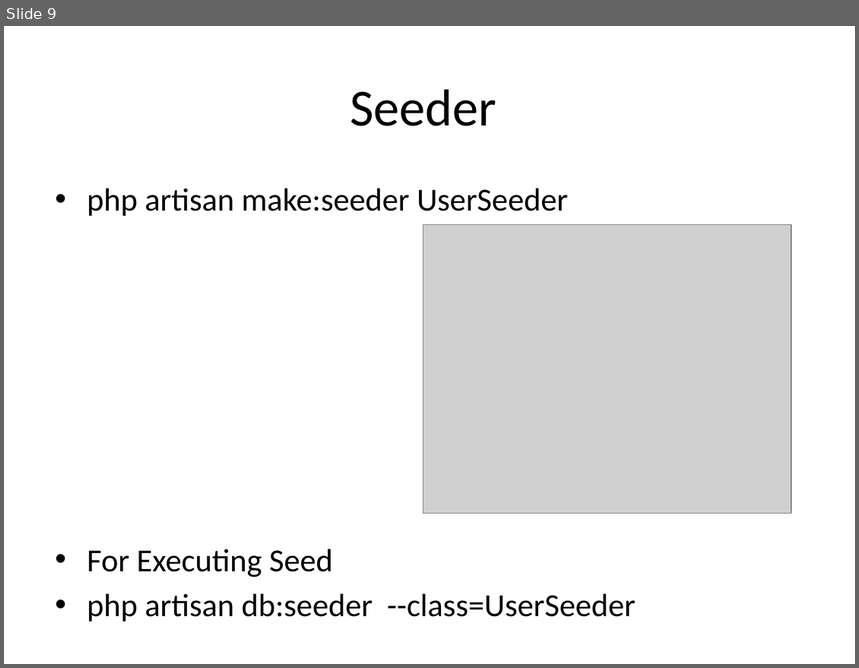
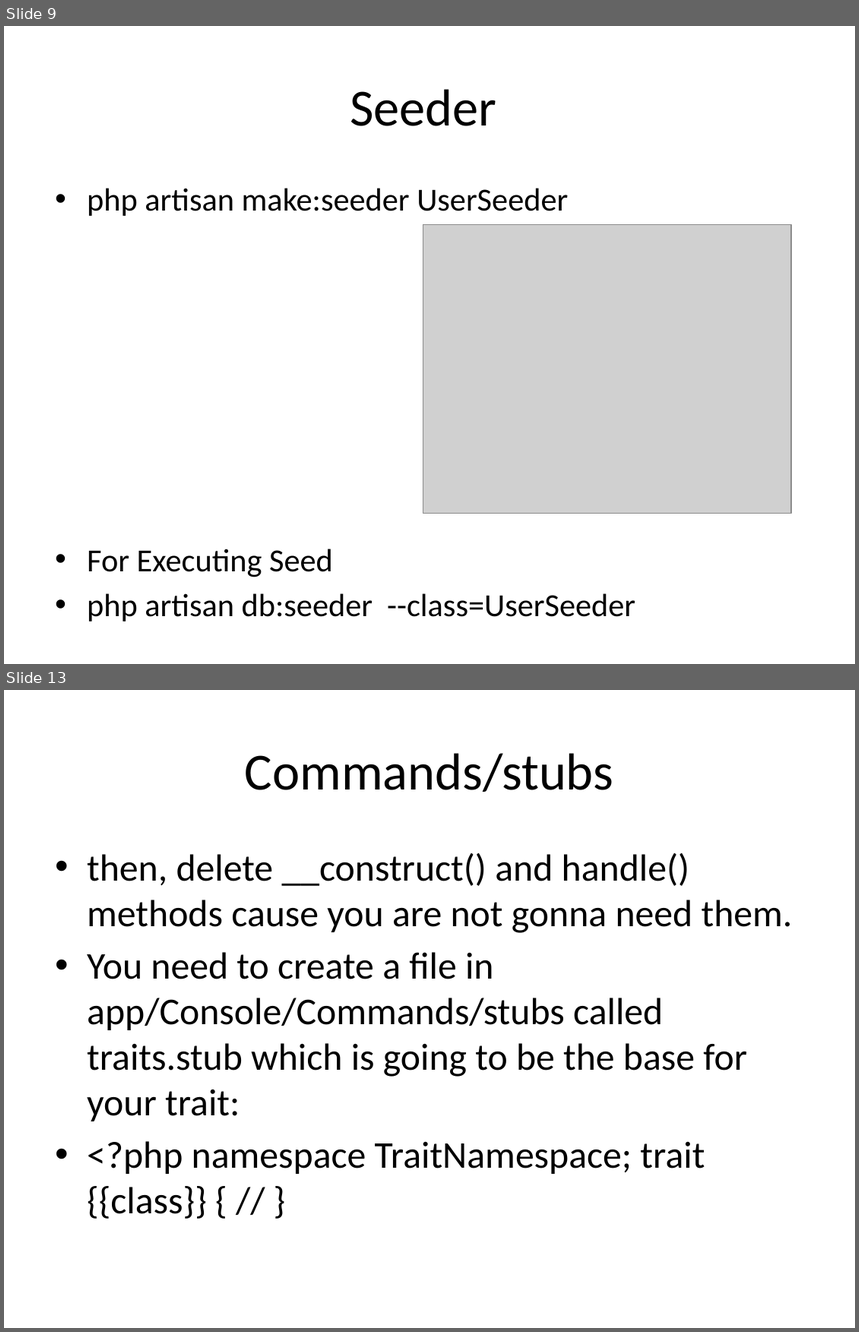
Before and after one commit to jay-amin-tops/06AprilMWF_9_30, a slide deck: Laravel.pptx. Shown one above the other, each under a label of ours: slide 9 before the commit, slides 9 and 13 after it; the slides between them are not shown. The pictures are 859x668 and 859x1332 pixels, drawn with LibreOffice and Linux fonts; fonts in the diff are those of the drawing; grey boxes stand for pictures. Boxes give left, top, right and bottom in pixels: in the first picture for what was removed or moved away, otherwise in the second. Text is boxed around its words. In the diff, an @@ line names an element or a change of style, - is before the commit and + after.

Commit message:
Laravel Custom Command

```diff
--- a/Laravel.pptx
+++ b/Laravel.pptx
@@ slide 13 added at (4, 690, 855, 1328), background #FFFFFF @@
@@ title added at (245, 753, 614, 792), 44 pt, text #000000 @@
+Commands/stubs
@@ text added at (87, 853, 793, 1219), 32 pt, text #000000 @@
+• then, delete __construct() and handle() methods cause you are not gonna need them.
+• You need to create a file in app/Console/Commands/stubs called traits.stub which is going to be the base for your trait:
+• <?php namespace TraitNamespace; trait {{class}} { // }
```
Also in this commit, not shown: 7 other slides added, 21 other files.
